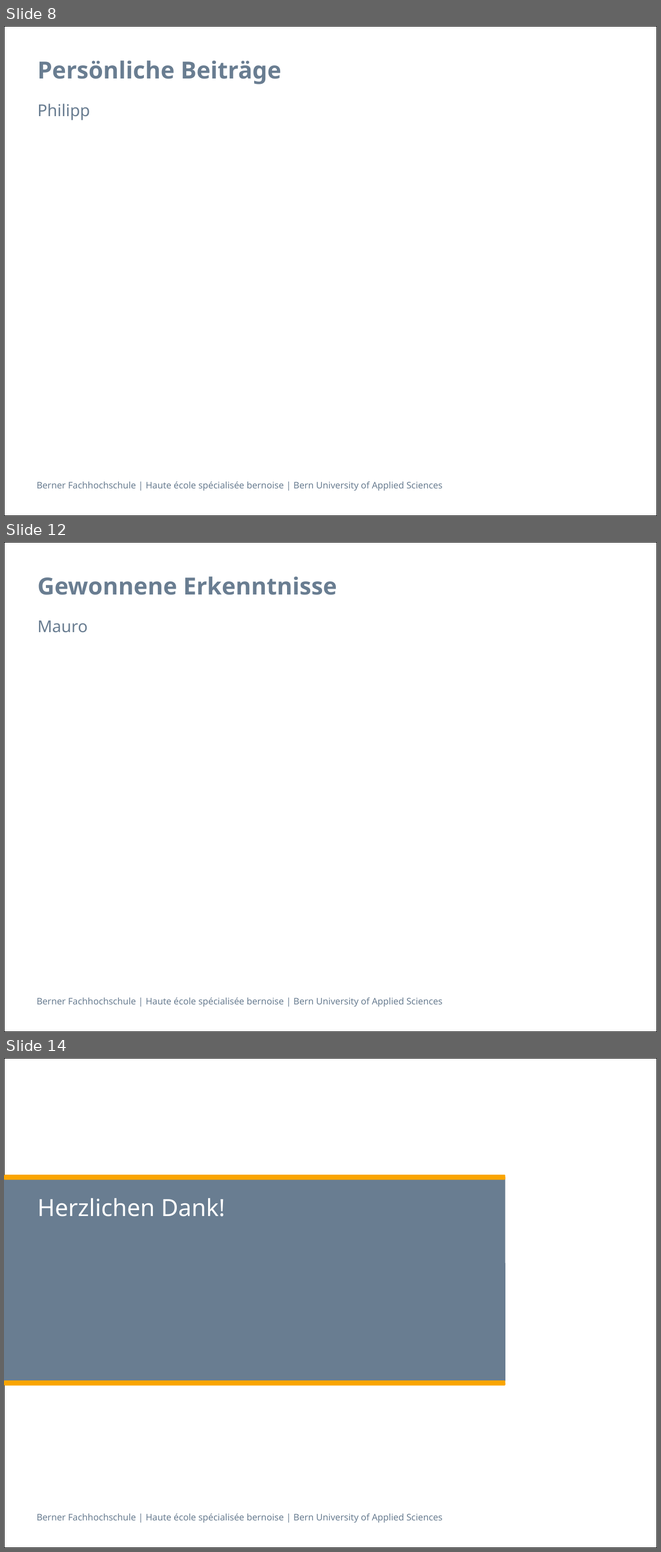
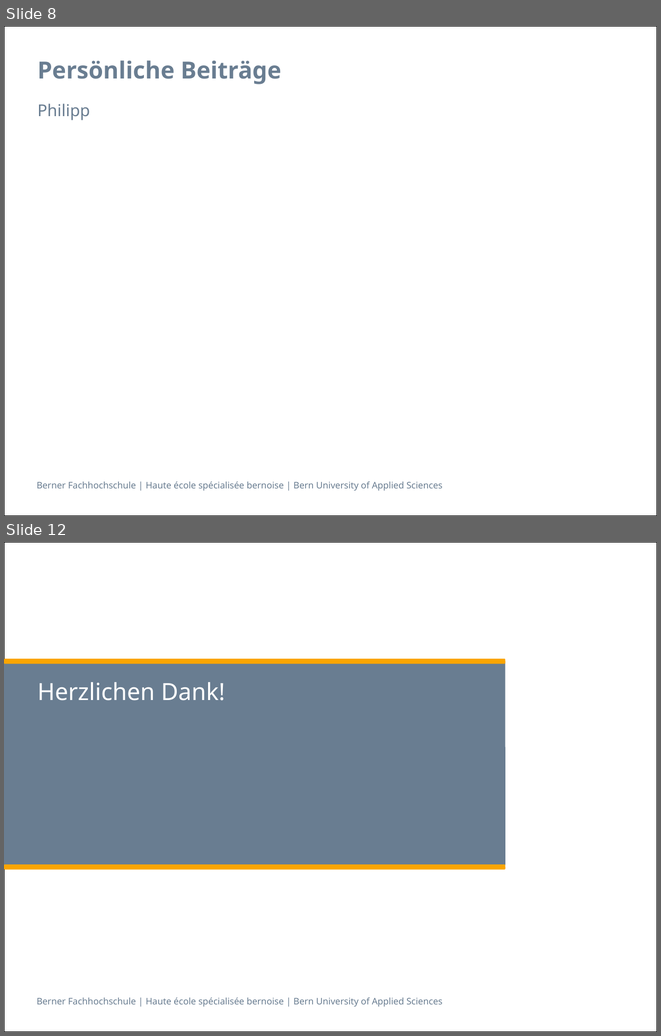
Before and after one commit to zyssm4/ch.bfh.btx8081.w2015.red, a slide deck: doc/Task14/task14_presentation Schlurp.pptx. Shown one above the other, each under a label of ours: slides 8, 12 and 14 before the commit, slides 8 and 12 after it; the slides between them are not shown. The pictures are 661x1552 and 661x1036 pixels, drawn with LibreOffice and Linux fonts; fonts in the diff are those of the drawing. Boxes give left, top, right and bottom in pixels: in the first picture for what was removed or moved away, otherwise in the second. Text is boxed around its words. In the diff, an @@ line names an element or a change of style, - is before the commit and + after.

```diff
--- a/doc/Task14/task14_presentation Schlurp.pptx
+++ b/doc/Task14/task14_presentation Schlurp.pptx
@@ slide 12 removed at (4,542,657,1032), background #FFFFFF; not listed: 2 template elements that a slide beside it also shows @@
@@ title removed at (37,576,337,595) @@
-Gewonnene Erkenntnisse
@@ text removed at (37,620,88,633) @@
-Mauro
@@ what was slide 14 is now slide 12 @@
```
Also in this commit, not shown: 2 slides changed, 3 slides added, 4 other slides removed.
